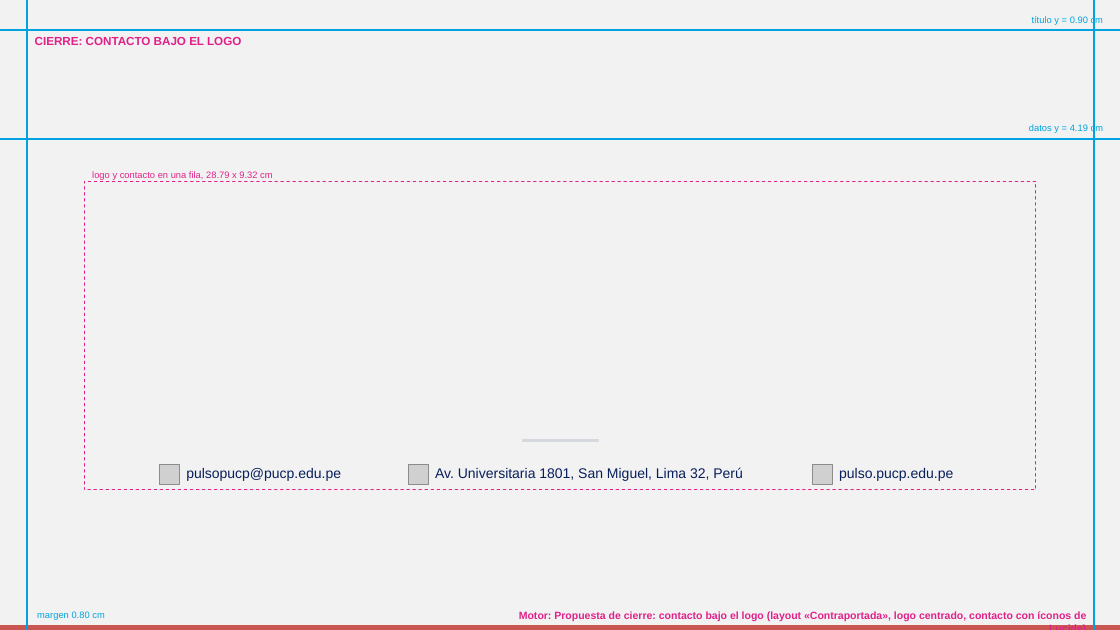
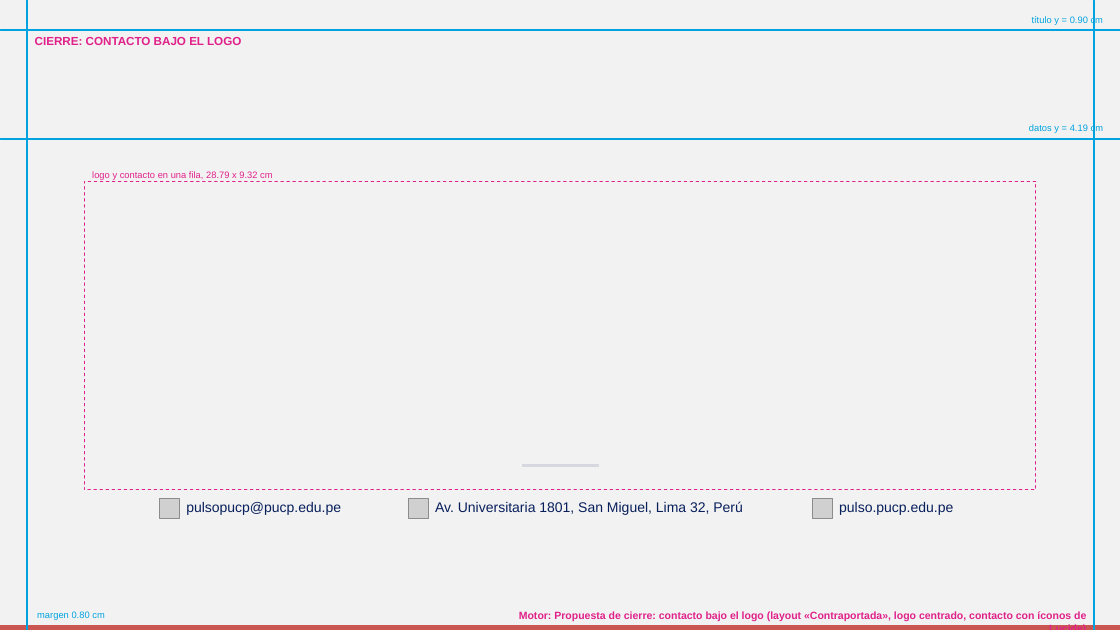
Before and after one commit to GonzaloAlmendariz/prosecnur-app, a slide deck: slide 166 of docs/qa/motor-ppt-2026-10-06/4-recetario/recetario-fiel-guias.pptx. Drawn at 1120x630 pixels with LibreOffice and Linux fonts; fonts in the diff are those of the drawing; grey boxes stand for pictures; background and template pictures are left out. Boxes give left, top, right and bottom in pixels: in the first picture for what was removed or moved away, otherwise in the second. Text is boxed around its words. In the diff, an @@ line names an element or a change of style, - is before the commit and + after.

```diff
--- a/docs/qa/motor-ppt-2026-10-06/4-recetario/recetario-fiel-guias.pptx
+++ b/docs/qa/motor-ppt-2026-10-06/4-recetario/recetario-fiel-guias.pptx
@@ rectangle: place and size @@
-rectangle at (523,439,598,441)
+rectangle at (523,465,598,466)
@@ 3 pictures, 3 texts: place and size @@
-3 pictures, 3 texts at (160,465,953,485)
+3 pictures, 3 texts at (160,498,953,518)
```
Also in this commit, not shown: 4 other files.
